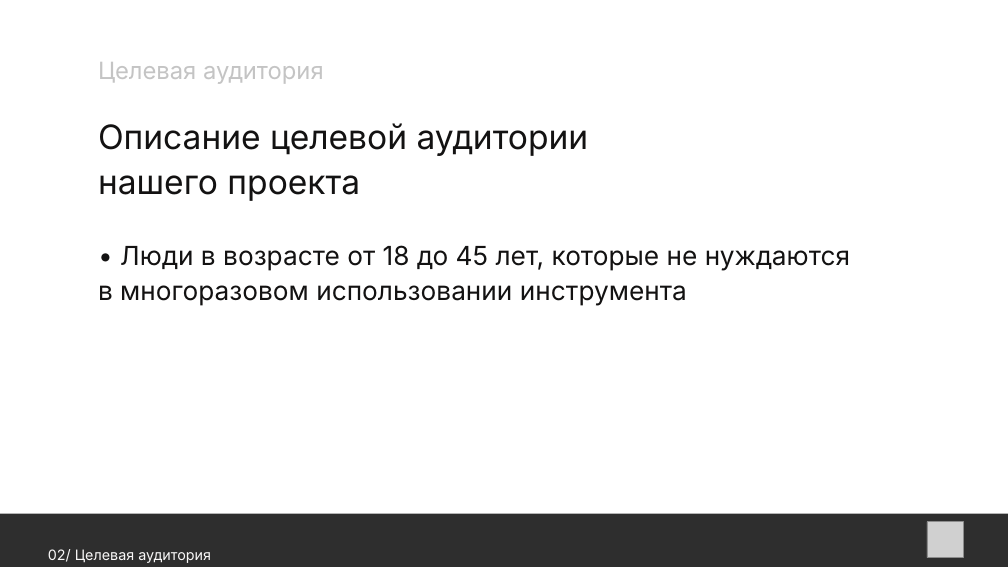
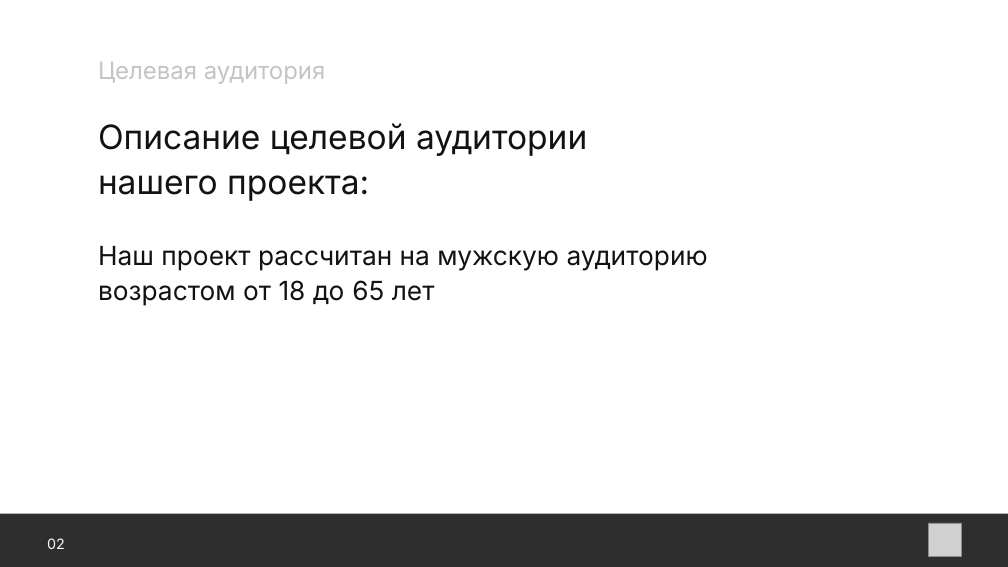
Before and after one commit to BuchnevDmitry/tp-9.2, a slide deck: slide 3 of presentation/Презентация.pptx. Drawn at 1008x567 pixels with LibreOffice and Linux fonts; fonts in the diff are those of the drawing; grey boxes stand for pictures. Boxes give left, top, right and bottom in pixels: in the first picture for what was removed or moved away, otherwise in the second. Text is boxed around its words. In the diff, an @@ line names an element or a change of style, - is before the commit and + after.

```diff
--- a/presentation/Презентация.pptx
+++ b/presentation/Презентация.pptx
@@ text "Целевая аудитория" at (x1=98, y1=62, x2=325, y2=84): size 34 to 34.2 pt @@
@@ text at (x1=98, y1=175, x2=369, y2=201): text changed; size 48 to 47.9 pt @@
-нашего проекта
+нашего проекта:
@@ text at (x1=98, y1=246, x2=708, y2=306): text changed; size 37.5 to 37.6 pt @@
-• Люди в возрасте от 18 до 45 лет, которые не нуждаются в многоразовом использовании инструмента
+Наш проект рассчитан на мужскую аудиторию
+возрастом от 18 до 65 лет
@@ text added at (x1=47, y1=538, x2=65, y2=549), 20.5 pt, text #F9F8F8 @@
+02
@@ text removed at (x1=48, y1=549, x2=211, y2=563) @@
-02/ Целевая аудитория
```
Also in this commit, not shown: 7 other slides changed, 2 slides added, 2 slides removed, 1 other file.
